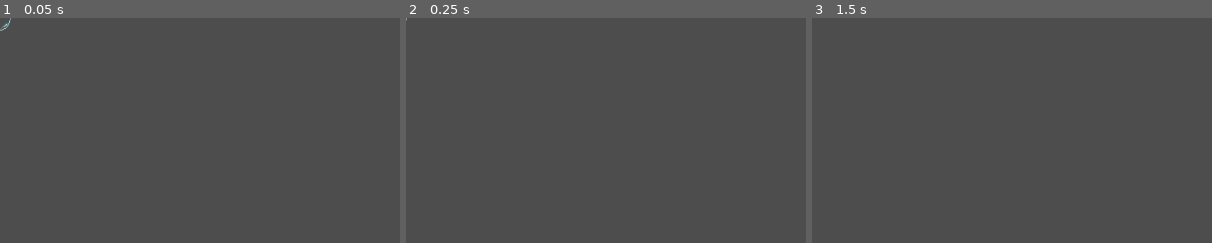
Above: before the commit, frames 1-3 (left to right).
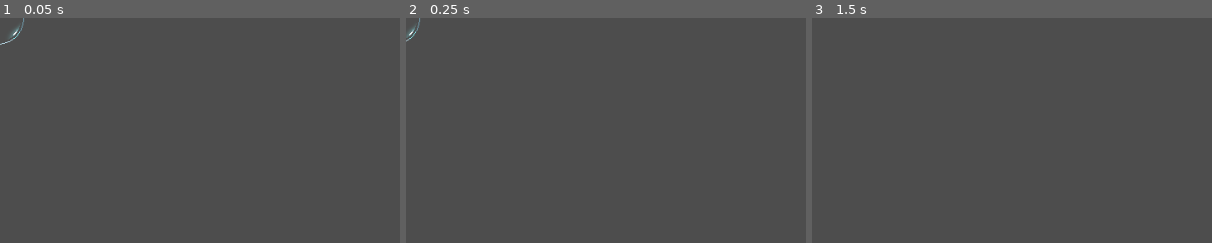
Above: after the commit, the same moments.

Repository: Kipuru/incremental-game
Game: Godot game, scene res://Scenes/Gameplay/bubble.tscn
The game is run twice, just before and just after one commit, with the same random seed, the same clock (stepped at 60 frames per second) and the same inputs. This scene is started directly instead of the project's main scene.
Inputs (mouse positions are % of the whole screen's width and height, from its top left):
- Up to frame 1 (0.05 s): no input
- Up to frame 2 (0.25 s): no input
- Up to frame 3 (1.5 s): tap Enter at 0.5 s; move the mouse to (72, 45) at 0.52 s; click (72, 45) at 0.67 s; tap Space at 1.25 s; drag from (30, 55) to (45, 70) at 1.27 s
The pictures show only the part of the screen within x 0-50%, y 0-50%; the shares and areas given below are measured in that part.

The runs differ from the first frame. In frame 1, 0.1% of the frame differs, in the area x 0-6%, y 0-12%; in frame 2, less than 0.1%; in frame 3, nothing differs.

Commit message:
Resize bubbles to be 64x64

Diff:
--- a/Scenes/Gameplay/bubble.tscn
+++ b/Scenes/Gameplay/bubble.tscn
@@ -2,7 +2,7 @@
 
 [ext_resource type="Script" uid="uid://cvie1ke8k8b4b" path="res://Scripts/Gameplay/bubble.gd" id="1_rtvwa"]
 [ext_resource type="Shader" uid="uid://cl8loumgpv24t" path="res://Shaders/bubble.gdshader" id="2_2oi1d"]
-[ext_resource type="Texture2D" uid="uid://bnt701v7d6n7y" path="res://Assets/Bubbles/x32 with shiny.PNG" id="3_rtvwa"]
+[ext_resource type="Texture2D" uid="uid://b8vraqy4cm245" path="res://Assets/Bubbles/x64 with shiny.PNG" id="3_rtvwa"]
 
 [sub_resource type="ShaderMaterial" id="ShaderMaterial_e7a34"]
 resource_local_to_scene = true
@@ -14,11 +14,9 @@
 
 [sub_resource type="GradientTexture2D" id="GradientTexture2D_e7a34"]
 gradient = SubResource("Gradient_um1kw")
-width = 32
-height = 32
 
 [sub_resource type="CircleShape2D" id="CircleShape2D_y8cj2"]
-radius = 15.5
+radius = 31.5
 
 [node name="Bubble" type="CharacterBody2D"]
 collision_mask = 3
